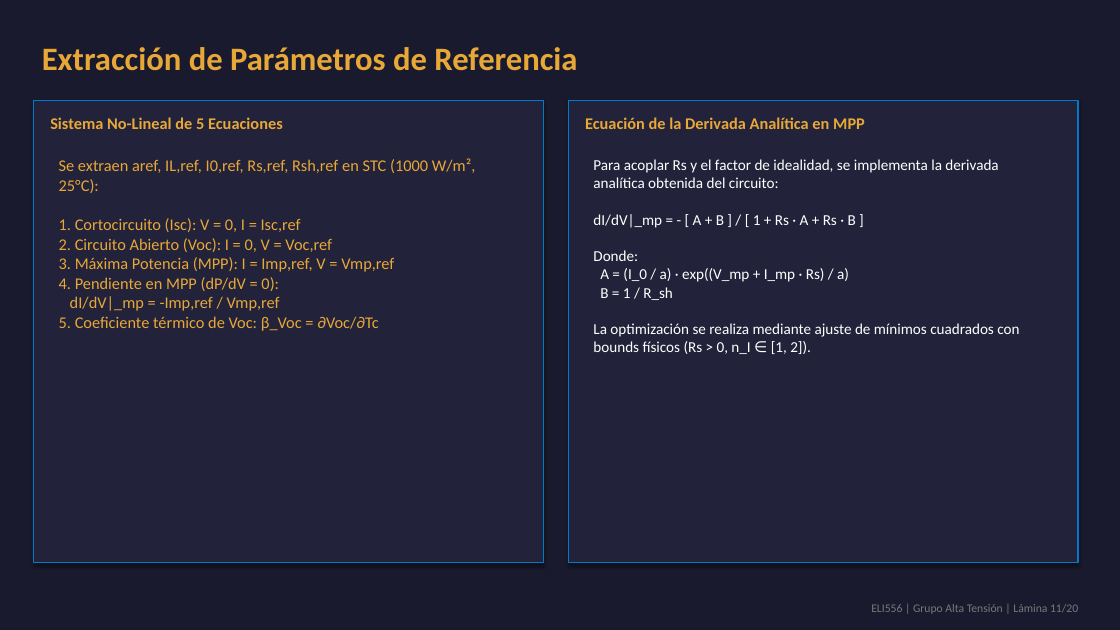
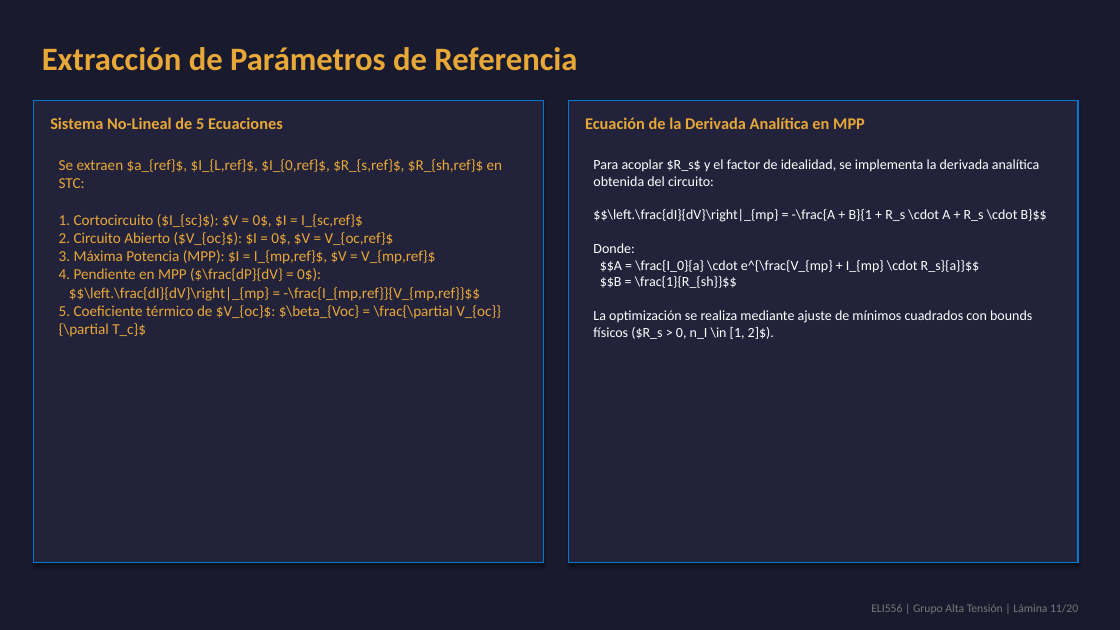
Before and after one commit to theChosen16/t2-paneles, a slide deck: slide 11 of output/Presentacion_Final_ELI556_Atacama.pptx. Drawn at 1120x630 pixels with LibreOffice and Linux fonts; fonts in the diff are those of the drawing. Boxes give left, top, right and bottom in pixels: in the first picture for what was removed or moved away, otherwise in the second. Text is boxed around its words. In the diff, an @@ line names an element or a change of style, - is before the commit and + after.

```diff
--- a/output/Presentacion_Final_ELI556_Atacama.pptx
+++ b/output/Presentacion_Final_ELI556_Atacama.pptx
@@ text at [59, 159, 502, 337]: text changed; size 14 to 13 pt @@
-Se extraen aref, IL,ref, I0,ref, Rs,ref, Rsh,ref en STC (1000 W/m², 25°C):
-1. Cortocircuito (Isc): V = 0, I = Isc,ref
-2. Circuito Abierto (Voc): I = 0, V = Voc,ref
-3. Máxima Potencia (MPP): I = Imp,ref, V = Vmp,ref
-4. Pendiente en MPP (dP/dV = 0):
-dI/dV|_mp = -Imp,ref / Vmp,ref
-5. Coeficiente térmico de Voc: β_Voc = ∂Voc/∂Tc
+Se extraen $a_{ref}$, $I_{L,ref}$, $I_{0,ref}$, $R_{s,ref}$, $R_{sh,ref}$ en STC:
+1. Cortocircuito ($I_{sc}$): $V = 0$, $I = I_{sc,ref}$
+2. Circuito Abierto ($V_{oc}$): $I = 0$, $V = V_{oc,ref}$
+3. Máxima Potencia (MPP): $I = I_{mp,ref}$, $V = V_{mp,ref}$
+4. Pendiente en MPP ($\frac{dP}{dV} = 0$):
+$$\left.\frac{dI}{dV}\right|_{mp} = -\frac{I_{mp,ref}}{V_{mp,ref}}$$
+5. Coeficiente térmico de $V_{oc}$: $\beta_{Voc} = \frac{\partial V_{oc}}{\partial T_c}$
@@ text at [593, 159, 1047, 339]: text changed; size 13 to 12 pt @@
-Para acoplar Rs y el factor de idealidad, se implementa la derivada analítica obtenida del circuito:
-dI/dV|_mp = - [ A + B ] / [ 1 + Rs · A + Rs · B ]
-Donde:
-A = (I_0 / a) · exp((V_mp + I_mp · Rs) / a)
-B = 1 / R_sh
-La optimización se realiza mediante ajuste de mínimos cuadrados con bounds físicos (Rs > 0, n_I ∈ [1, 2]).
+Para acoplar $R_s$ y el factor de idealidad, se implementa la derivada analítica obtenida del circuito:
+$$\left.\frac{dI}{dV}\right|_{mp} = -\frac{A + B}{1 + R_s \cdot A + R_s \cdot B}$$
+Donde:
+$$A = \frac{I_0}{a} \cdot e^{\frac{V_{mp} + I_{mp} \cdot R_s}{a}}$$
+$$B = \frac{1}{R_{sh}}$$
+La optimización se realiza mediante ajuste de mínimos cuadrados con bounds físicos ($R_s > 0, n_I \in [1, 2]$).
```
Also in this commit, not shown: 6 other slides changed, 8 other files.
